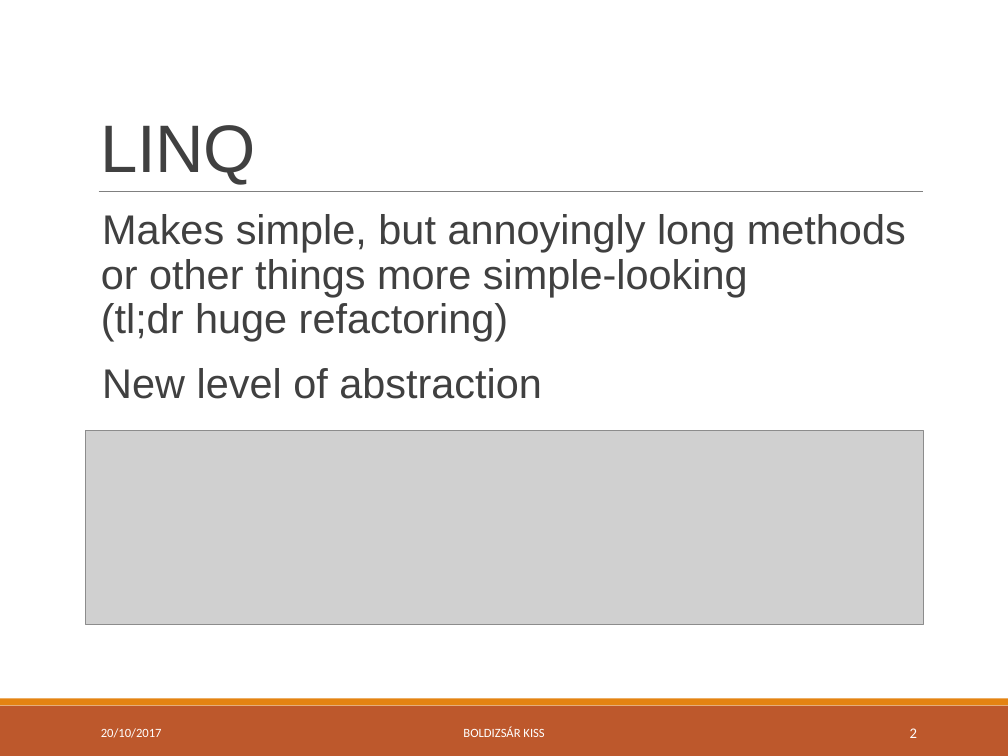
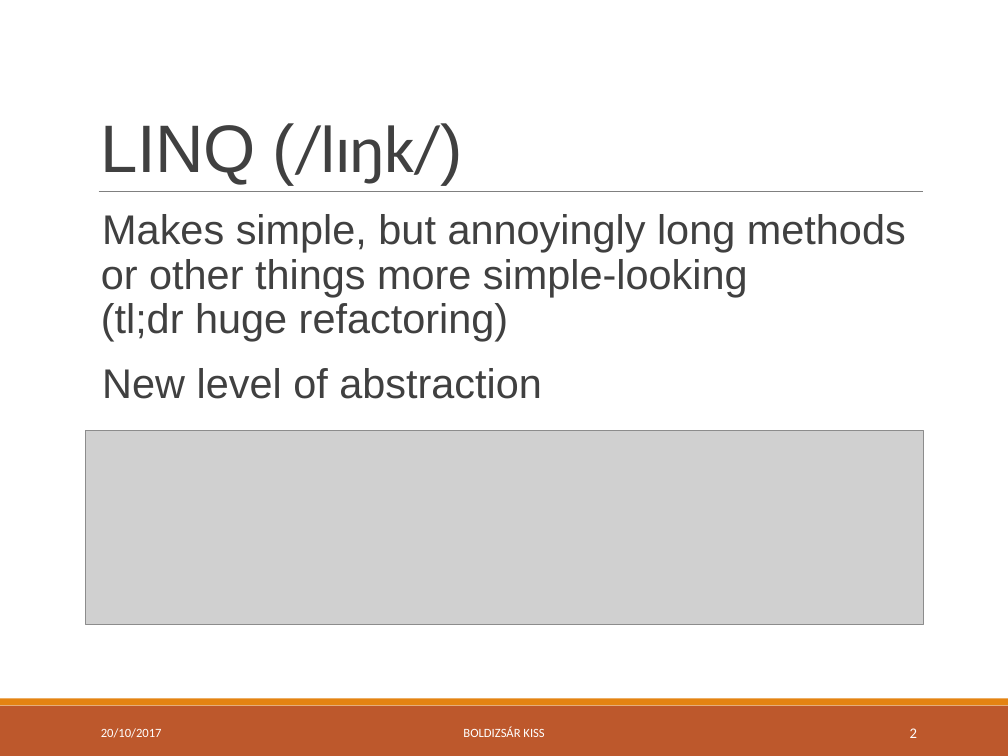
Before and after one commit to green-fox-academy/bpo106, a slide deck: slide 2 of week06/day05/demo/ppt-w06.pptx. Drawn at 1008x756 pixels with LibreOffice and Linux fonts; fonts in the diff are those of the drawing; grey boxes stand for pictures. Boxes give left, top, right and bottom in pixels: in the first picture for what was removed or moved away, otherwise in the second. Text is boxed around its words. In the diff, an @@ line names an element or a change of style, - is before the commit and + after.

```diff
--- a/week06/day05/demo/ppt-w06.pptx
+++ b/week06/day05/demo/ppt-w06.pptx
@@ title at (x1=101, y1=123, x2=463, y2=185): text changed @@
-LINQ
+LINQ (/lɪŋk/)
```
Also in this commit, not shown: 5 other files.
